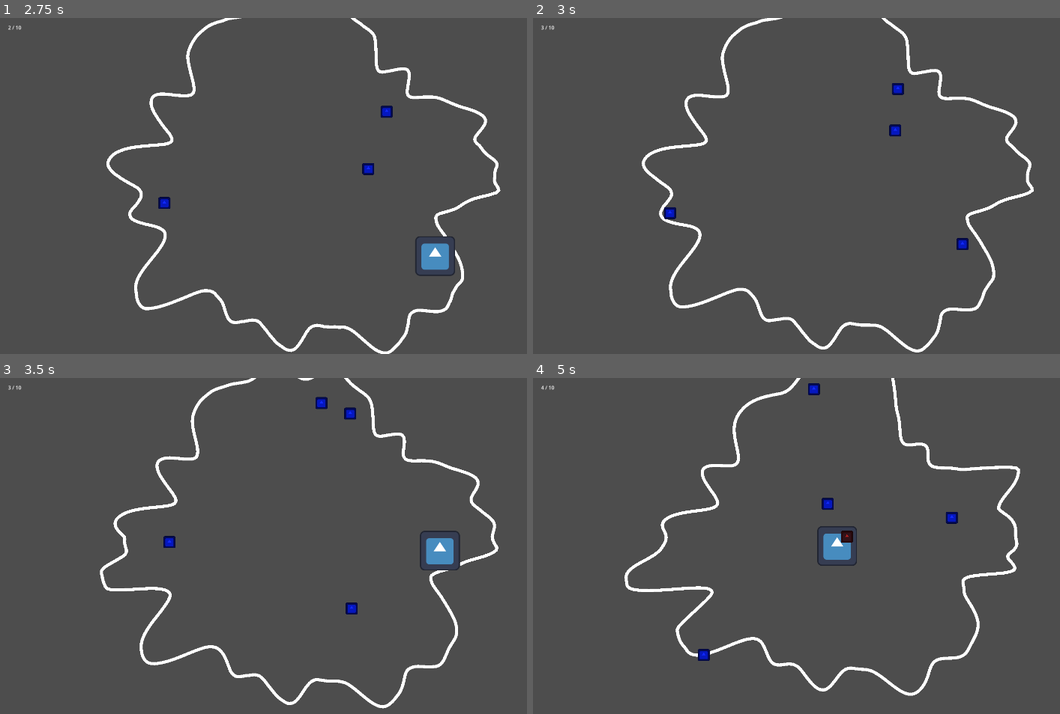
Above: before the commit, frames 1-4 (two rows, left to right).
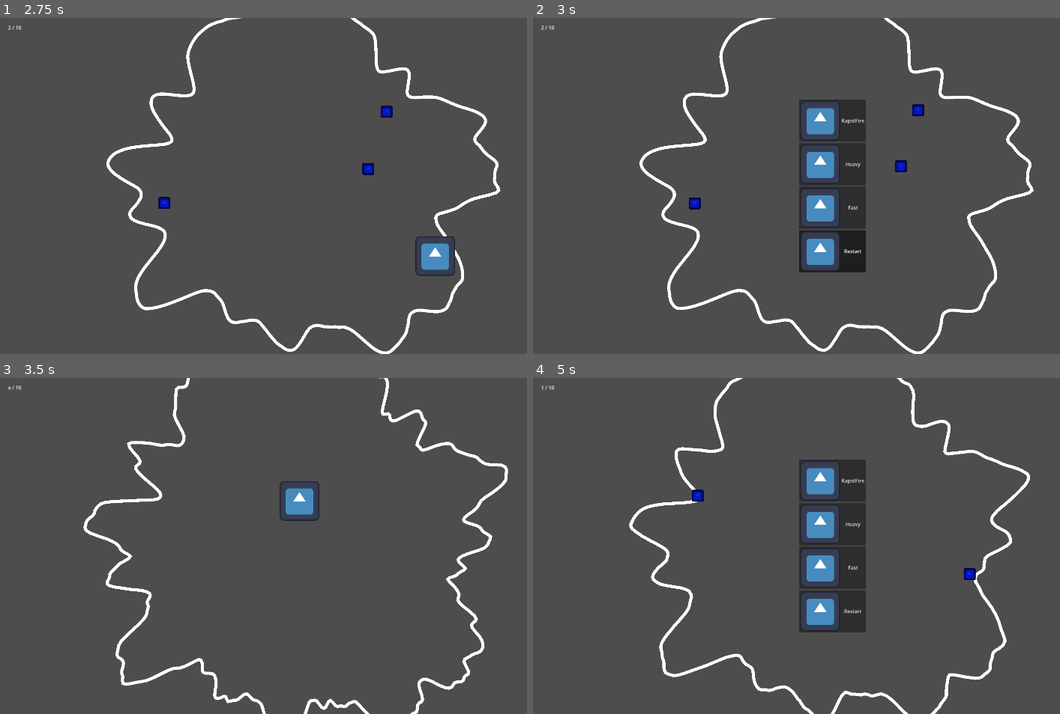
Above: after the commit, the same moments.

Repository: ekaktusz/bullet-hell-jam-7
Game: Godot game, scene res://Scenes/Map/Map.tscn
Two runs of this game, one before a commit and one after it. Both use one fixed random seed, a clock stepped at 60 frames per second and the inputs below. The engine's default icon, where the game draws it, is replaced by a stand-in: a white triangle on a blue panel in a dark square.
Inputs (mouse positions are in pixels of both pictures, inside the frame that each line leads up to):
- Up to frame 1 (2.75 s): move the mouse to (432, 169) at 0.52 s; hold Right (ui_right) 0.53-1.28 s; click (432, 169) at 0.67 s; move the mouse to (179, 202) at 1.27 s; hold Down (ui_down) 1.28-2.03 s; click (179, 202) at 1.42 s; move the mouse to (358, 112) at 2.02 s; hold Right (ui_right) from 2.03 s (still down); click (358, 112) at 2.17 s
- Up to frame 2 (3 s): move the mouse to (801, 253) at 2.77 s; release Right (ui_right) at 2.78 s; hold Up (ui_up) from 2.78 s (still down); click (801, 253) at 2.92 s
- Up to frame 3 (3.5 s): keep holding Up (ui_up)
- Up to frame 4 (5 s): move the mouse to (1012, 596) at 3.52 s; release Up (ui_up) at 3.53 s; hold Left (ui_left) from 3.53 s (still down); click (1012, 596) at 3.67 s; move the mouse to (654, 495) at 4.27 s; click (654, 495) at 4.42 s

Frame 1 is identical in both runs. In frame 2, 7.8% of the frame differs, in the area x 1-96%, y 0-100%; in frame 3, 6.6%; in frame 4, 10%, in the area x 1-95%, y 0-100%.

Commit message:
kezdetleges skill tree, amik csak gombok es egy overlay, de megy a restart is

Diff:
--- a/Scenes/Bullet/bullet.gd
+++ b/Scenes/Bullet/bullet.gd
@@ -3,9 +3,6 @@
 @onready var sprite_2d: Sprite2D = $Sprite2D
 signal remove_bullet
 signal apply_impact
-
-#ez átmeneti majd a skilltree megmondja mennyi esély lesz faszább bulletre
-var rng = RandomNumberGenerator.new()
 
 #ha kell később változatosság akkor egy setterben ezeket majd lehet változtatgatni
 var body_size_x = 16
@@ -27,24 +24,19 @@
 
 var has_bounced = false
 
-func _ready() -> void:
-	var number = rng.randf()
-	if number < 0.1:
-		big_bullet_chance()
-	elif number > 0.9:
-		fast_bullet_chance()
-
-func fast_bullet_chance():
-	impact_force = impact_force / 2
-	velocity = velocity * 2
-	max_bounce = 10
-	sprite_2d.modulate = Color.YELLOW
-
-func big_bullet_chance():
-	impact_force *= double_hit * 2
-	impact_radius *= 1.5
-	velocity = velocity / 2
-	sprite_2d.modulate = Color.FIREBRICK
+func setup_bullet(modifiers: Array):
+	for modifier in modifiers:
+		match modifier:
+			"heavy":
+				impact_force *= double_hit * 2
+				impact_radius *= 1.5
+				velocity *= 0.5
+				sprite_2d.modulate = Color.FIREBRICK
+			"fast":
+				impact_force *= 0.5
+				velocity *= 2.0
+				max_bounce = 10
+				sprite_2d.modulate = Color.YELLOW
 
 func _physics_process(delta: float) -> void:
 	move_and_slide()
--- a/Scenes/Map/map.gd
+++ b/Scenes/Map/map.gd
@@ -17,7 +17,7 @@
 var velocities = []
 var bullets = []
 
-var rapid_fire_unlocked = false
+#var rapid_fire_unlocked = false
 var shoot_cooldown = 0.1
 var shoot_timer := 0.0
 var can_shoot = true
@@ -33,9 +33,7 @@
 	base_radius -= delta * 20.0
 	base_radius = max(base_radius, 100.0)
 	update_blob(delta)
-
-	# continuous fire
-	if rapid_fire_unlocked:
+	if Progression.has_skill("rapid_fire"):
 		shoot_timer -= delta
 		if Input.is_mouse_button_pressed(MOUSE_BUTTON_LEFT):
 			if shoot_timer <= 0.0:
@@ -43,7 +41,7 @@
 				shoot_timer = shoot_cooldown
 
 func _input(event):
-	if not rapid_fire_unlocked:
+	if not Progression.has_skill("rapid_fire"):
 		if event is InputEventMouseButton and event.pressed:
 			if can_shoot:
 				can_shoot = false
@@ -154,10 +152,16 @@
 		var direction = (mouse_pos - to_global(spawn_pos)).normalized()
 		bullet.global_position = spawn_pos
 		bullet.velocity = direction * bullet.bullet_speed
+		var modifiers = []
+		if Progression.has_skill("heavy_bullets"):
+			modifiers.append("heavy")
+		if Progression.has_skill("fast_bullets"):
+			modifiers.append("fast")
 		bullets.append(bullet)
 		bullet.remove_bullet.connect(_on_bullet_remove)
 		bullet.apply_impact.connect(_on_apply_impact)
 		bullets_container.add_child(bullet)
+		bullet.setup_bullet(modifiers)
 
 func update_bullet_label():
 	label.text = str(bullets.size()) + " / " + str(max_bullet_count)
@@ -184,5 +188,6 @@
 	can_shoot = true
 
 func end_run():
-	#todo real end run mechanic
-	pass
+	get_tree().paused = true
+	var skill_tree = preload("res://Scenes/SkillTree/skill_tree.tscn").instantiate()
+	get_tree().root.add_child(skill_tree)
--- /dev/null
+++ b/Scenes/Progression/progression.gd
@@ -0,0 +1,15 @@
+extends Node
+
+var unlocked_skills := {
+	"rapid_fire": false,
+	"heavy_bullets": false,
+	"fast_bullets": false,
+}
+
+var currency := 0
+
+func has_skill(id: String) -> bool:
+	return unlocked_skills.get(id, false)
+
+func unlock_skill(id: String):
+	unlocked_skills[id] = true
--- /dev/null
+++ b/Scenes/Progression/progression.tscn
@@ -0,0 +1,3 @@
+[gd_scene format=3 uid="uid://ccum6uf0rraew"]
+
+[node name="Progression" type="Node2D" unique_id=1398234168]
--- /dev/null
+++ b/Scenes/SkillTree/skill_node.gd
@@ -0,0 +1,11 @@
+extends Node
+
+
+# Called when the node enters the scene tree for the first time.
+func _ready() -> void:
+	pass # Replace with function body.
+
+
+# Called every frame. 'delta' is the elapsed time since the previous frame.
+func _process(delta: float) -> void:
+	pass
--- /dev/null
+++ b/Scenes/SkillTree/skill_node.tscn
@@ -0,0 +1,10 @@
+[gd_scene format=3 uid="uid://0e0xxjii0xn1"]
+
+[node name="Button" type="Button" unique_id=1752074711]
+offset_right = 8.0
+offset_bottom = 8.0
+
+[node name="Label" type="Label" parent="." unique_id=680391085]
+layout_mode = 0
+offset_right = 40.0
+offset_bottom = 23.0
--- /dev/null
+++ b/Scenes/SkillTree/skill_tree.gd
@@ -0,0 +1,22 @@
+extends Control
+
+func _ready():
+	process_mode = Node.PROCESS_MODE_WHEN_PAUSED
+
+func _on_rapid_fire_pressed():
+	Progression.unlock_skill("rapid_fire")
+	print("rapid_fire unlocked")
+
+func _on_heavy_pressed():
+	Progression.unlock_skill("heavy_bullets")
+	print("heavy_bullets unlocked")
+
+func _on_fast_pressed():
+	Progression.unlock_skill("fast_bullets")
+	print("fast_bullets unlocked")
+
+func _on_restart_pressed():
+	get_tree().paused = false
+	queue_free()
+	get_tree().reload_current_scene()
+	print("RESTART PRESSED")
--- /dev/null
+++ b/Scenes/SkillTree/skill_tree.tscn
@@ -0,0 +1,60 @@
+[gd_scene format=3 uid="uid://drjbxrwgj3lo3"]
+
+[ext_resource type="Script" uid="uid://c3n7etk5qj57m" path="res://Scenes/SkillTree/skill_tree.gd" id="1_ycyhv"]
+[ext_resource type="Texture2D" uid="uid://bpk8mwrd5w4tv" path="res://icon.svg" id="2_tq623"]
+
+[node name="Control" type="Control" unique_id=1199055753]
+layout_mode = 3
+anchors_preset = 15
+anchor_right = 1.0
+anchor_bottom = 1.0
+grow_horizontal = 2
+grow_vertical = 2
+script = ExtResource("1_ycyhv")
+
+[node name="Panel" type="Panel" parent="." unique_id=1359761278]
+layout_mode = 1
+anchors_preset = 8
+anchor_left = 0.5
+anchor_top = 0.5
+anchor_right = 0.5
+anchor_bottom = 0.5
+grow_horizontal = 2
+grow_vertical = 2
+
+[node name="VBoxContainer" type="VBoxContainer" parent="Panel" unique_id=2079407991]
+layout_mode = 1
+anchors_preset = 13
+anchor_left = 0.5
+anchor_right = 0.5
+anchor_bottom = 1.0
+offset_left = -107.0
+offset_right = 107.0
+grow_horizontal = 2
+grow_vertical = 2
+alignment = 1
+
+[node name="RapidFire" type="Button" parent="Panel/VBoxContainer" unique_id=1716505926]
+layout_mode = 2
+text = "RapidFire"
+icon = ExtResource("2_tq623")
+
+[node name="Heavy" type="Button" parent="Panel/VBoxContainer" unique_id=985788341]
+layout_mode = 2
+text = "Heavy"
+icon = ExtResource("2_tq623")
+
+[node name="Fast" type="Button" parent="Panel/VBoxContainer" unique_id=1252159654]
+layout_mode = 2
+text = "Fast"
+icon = ExtResource("2_tq623")
+
+[node name="Restart" type="Button" parent="Panel/VBoxContainer" unique_id=940318680]
+layout_mode = 2
+text = "Restart"
+icon = ExtResource("2_tq623")
+
+[connection signal="pressed" from="Panel/VBoxContainer/RapidFire" to="." method="_on_rapid_fire_pressed"]
+[connection signal="pressed" from="Panel/VBoxContainer/Heavy" to="." method="_on_heavy_pressed"]
+[connection signal="pressed" from="Panel/VBoxContainer/Fast" to="." method="_on_fast_pressed"]
+[connection signal="pressed" from="Panel/VBoxContainer/Restart" to="." method="_on_restart_pressed"]
--- a/project.godot
+++ b/project.godot
@@ -28,6 +28,7 @@
 MusicPlayer="*res://Globals/MusicPlayer/music_player.tscn"
 SoundManager="*res://Globals/SoundManager/sound_manager.tscn"
 GameEvents="*res://Globals/game_events.gd"
+Progression="*uid://cj06nus6aejf4"
 
 [display]
 
Not shown, added: Scenes/Progression/progression.gd.uid
Not shown, added: Scenes/SkillTree/skill_node.gd.uid
Not shown, added: Scenes/SkillTree/skill_tree.gd.uid
